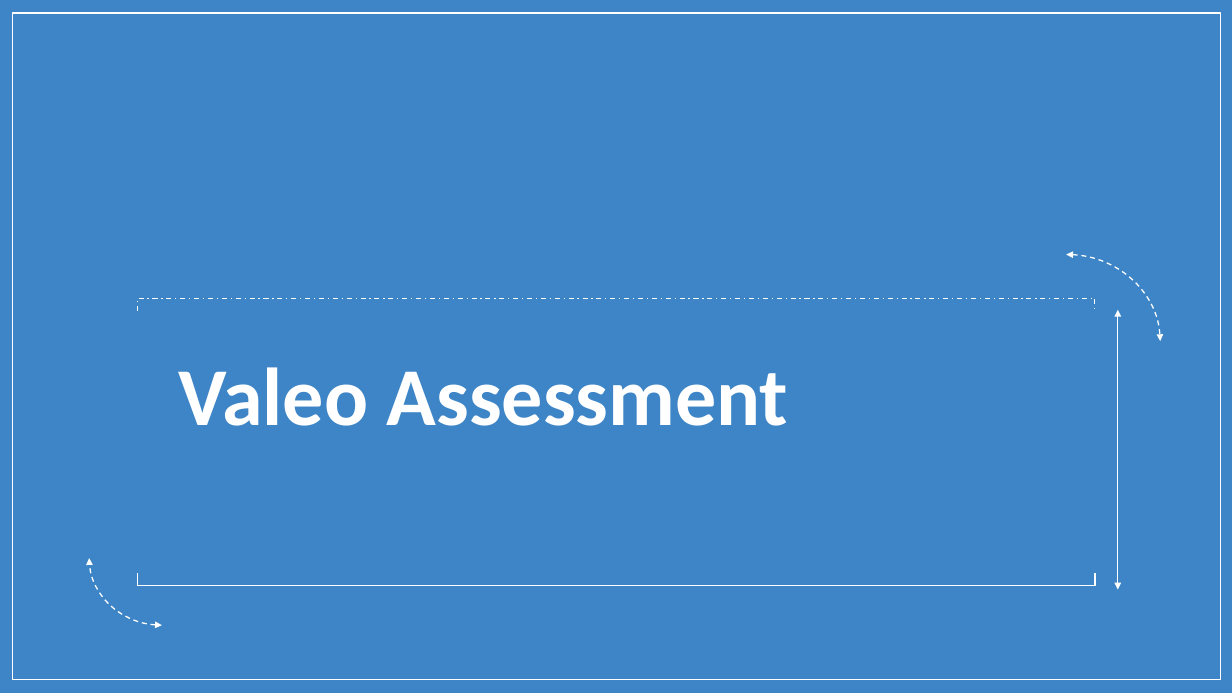
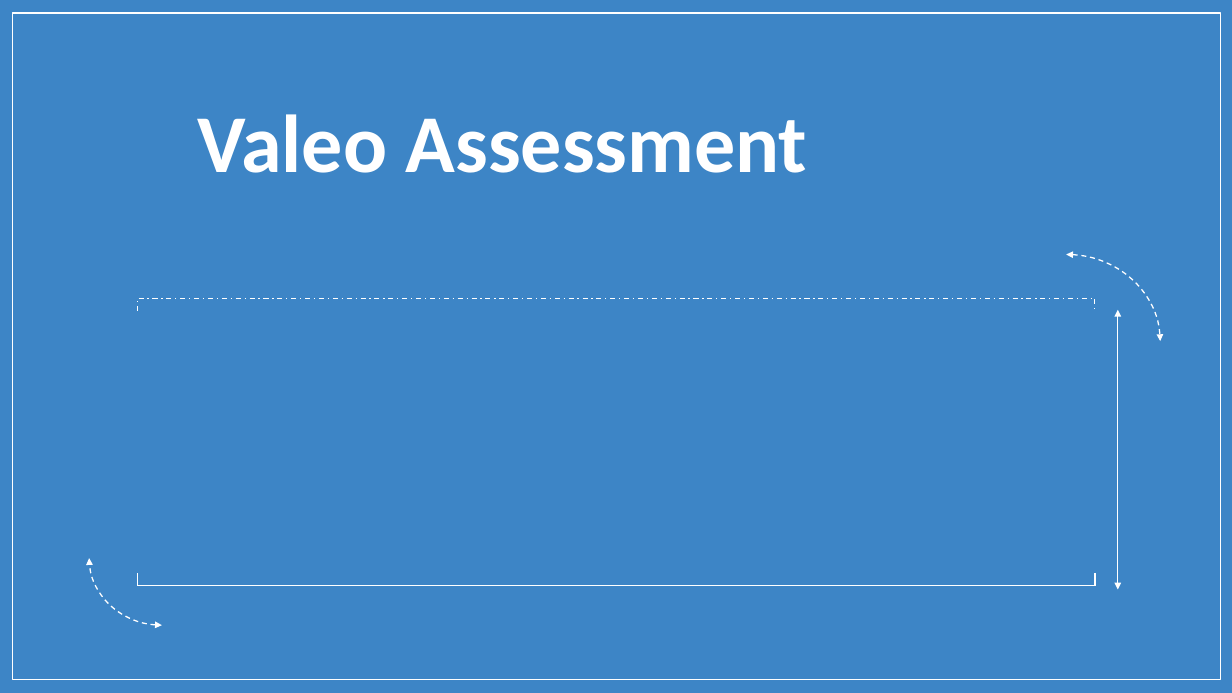
Before and after one commit to borjaf696/cv_test, a slide deck: slide 1 of valeo_assessment.pptx. Drawn at 1232x693 pixels with LibreOffice and Linux fonts; fonts in the diff are those of the drawing; background and template pictures are left out. Boxes give left, top, right and bottom in pixels: in the first picture for what was removed or moved away, otherwise in the second. Text is boxed around its words. In the diff, an @@ line names an element or a change of style, - is before the commit and + after.

```diff
--- a/valeo_assessment.pptx
+++ b/valeo_assessment.pptx
@@ title "Valeo Assessment": place and size @@
-title "Valeo Assessment" at <box>178,367,788,426</box>
+title "Valeo Assessment" at <box>197,114,807,173</box>
```
Also in this commit, not shown: 4 other slides changed, 4 slides added, 4 slides removed, 3 other files.
